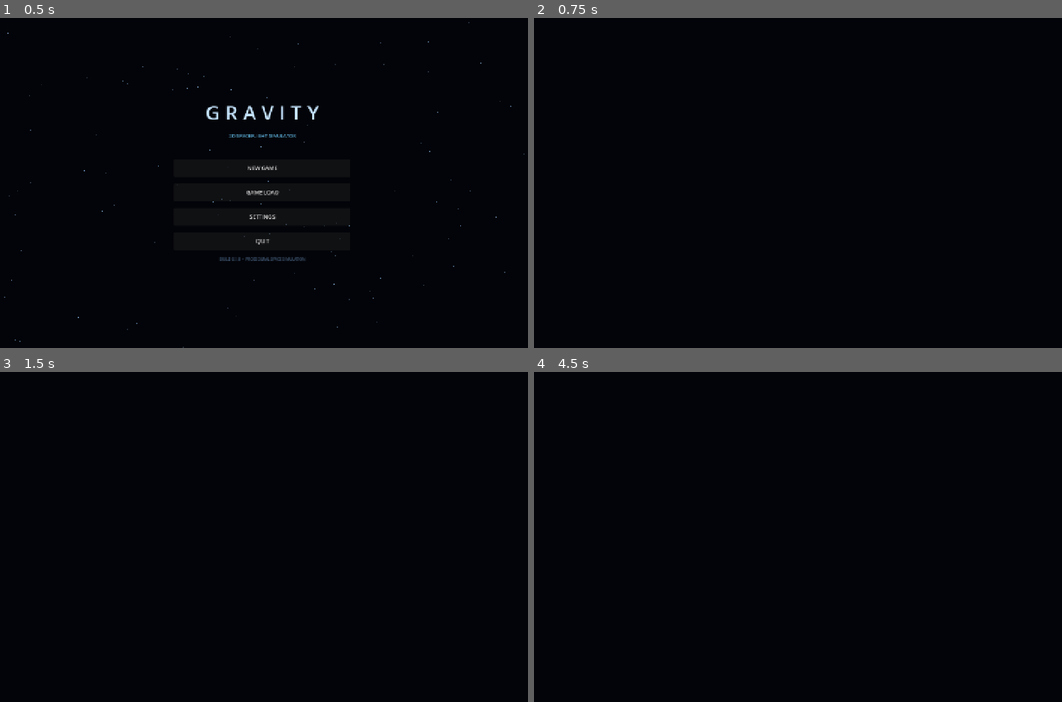
Above: before the commit, frames 1-4 (two rows, left to right).
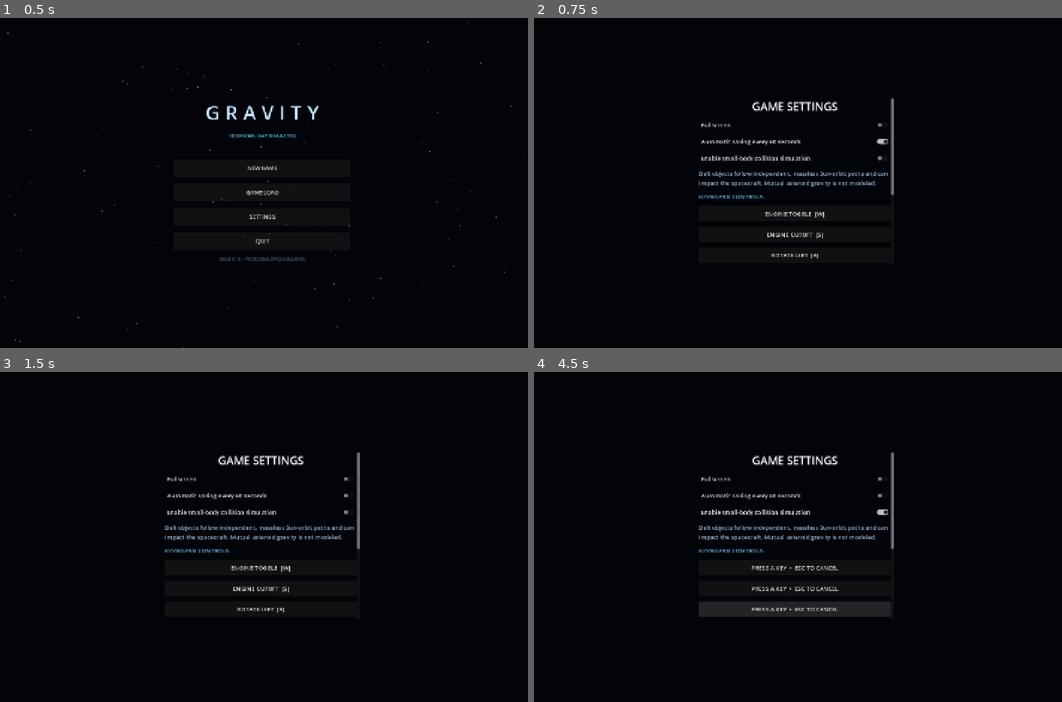
Above: after the commit, the same moments.

Repository: Blagos1195/Gravity-simulator
Game: Godot game, scene res://scenes/main.tscn
Same seed, same stepped clock (60 frames per second), same inputs: the game is played once before the commit and once after it.
Inputs:
- Up to frame 1 (0.5 s): no input
- Up to frame 2 (0.75 s): click "SETTINGS" at 0.5 s
- Up to frame 3 (1.5 s): click "Automatic saving every 60 sec…" at 1.25 s
- Up to frame 4 (4.5 s): click "Enable small-body collision s…" at 2 s; click "ENGINE TOGGLE [W]" at 2.75 s; click "ENGINE CUTOFF [S]" at 3.5 s; click "ROTATE LEFT [A]" at 4.25 s

Frame 1 is identical in both runs. In frame 2, 2.0% of the frame differs, in the area x 31-69%, y 24-74%; in frame 3, 2.0%; in frame 4, 3.7%, in the area x 31-69%, y 24-75%.

Commit message:
Fix new game and settings screen layout

Diff:
--- a/Gravity/scripts/main.gd
+++ b/Gravity/scripts/main.gd
@@ -1210,12 +1210,19 @@
 	var center := CenterContainer.new()
 	center.set_anchors_and_offsets_preset(Control.PRESET_FULL_RECT)
 	add_child(center)
+	var screen_size := DisplayServer.screen_get_size()
+	var setup_width := minf(560.0, maxf(280.0, screen_size.x - 48.0))
+	var setup_height := minf(720.0, maxf(240.0, screen_size.y - 48.0))
 	var setup_scroll := ScrollContainer.new()
-	setup_scroll.set_anchors_and_offsets_preset(Control.PRESET_FULL_RECT)
+	setup_scroll.custom_minimum_size = Vector2(setup_width, setup_height)
+	setup_scroll.size_flags_horizontal = Control.SIZE_SHRINK_CENTER
+	setup_scroll.size_flags_vertical = Control.SIZE_SHRINK_CENTER
 	setup_scroll.horizontal_scroll_mode = ScrollContainer.SCROLL_MODE_DISABLED
+	setup_scroll.vertical_scroll_mode = ScrollContainer.SCROLL_MODE_AUTO
 	center.add_child(setup_scroll)
 	var root := VBoxContainer.new()
-	root.custom_minimum_size = Vector2(minf(560.0, DisplayServer.screen_get_size().x - 48.0), 0)
+	root.custom_minimum_size = Vector2(setup_width, 0)
+	root.size_flags_horizontal = Control.SIZE_EXPAND_FILL
 	root.add_theme_constant_override("separation", 12)
 	setup_scroll.add_child(root)
 	var heading := Label.new()
@@ -1374,12 +1381,19 @@
 	var center := CenterContainer.new()
 	center.set_anchors_and_offsets_preset(Control.PRESET_FULL_RECT)
 	add_child(center)
+	var screen_size := DisplayServer.screen_get_size()
+	var settings_width := minf(520.0, maxf(280.0, screen_size.x - 48.0))
+	var settings_height := minf(720.0, maxf(240.0, screen_size.y - 48.0))
 	var settings_scroll := ScrollContainer.new()
-	settings_scroll.set_anchors_and_offsets_preset(Control.PRESET_FULL_RECT)
+	settings_scroll.custom_minimum_size = Vector2(settings_width, settings_height)
+	settings_scroll.size_flags_horizontal = Control.SIZE_SHRINK_CENTER
+	settings_scroll.size_flags_vertical = Control.SIZE_SHRINK_CENTER
 	settings_scroll.horizontal_scroll_mode = ScrollContainer.SCROLL_MODE_DISABLED
+	settings_scroll.vertical_scroll_mode = ScrollContainer.SCROLL_MODE_AUTO
 	center.add_child(settings_scroll)
 	settings_root = VBoxContainer.new()
-	settings_root.custom_minimum_size = Vector2(minf(520.0, DisplayServer.screen_get_size().x - 48.0), 0)
+	settings_root.custom_minimum_size = Vector2(settings_width, 0)
+	settings_root.size_flags_horizontal = Control.SIZE_EXPAND_FILL
 	settings_root.add_theme_constant_override("separation", 14)
 	settings_scroll.add_child(settings_root)
 	var heading := Label.new()
